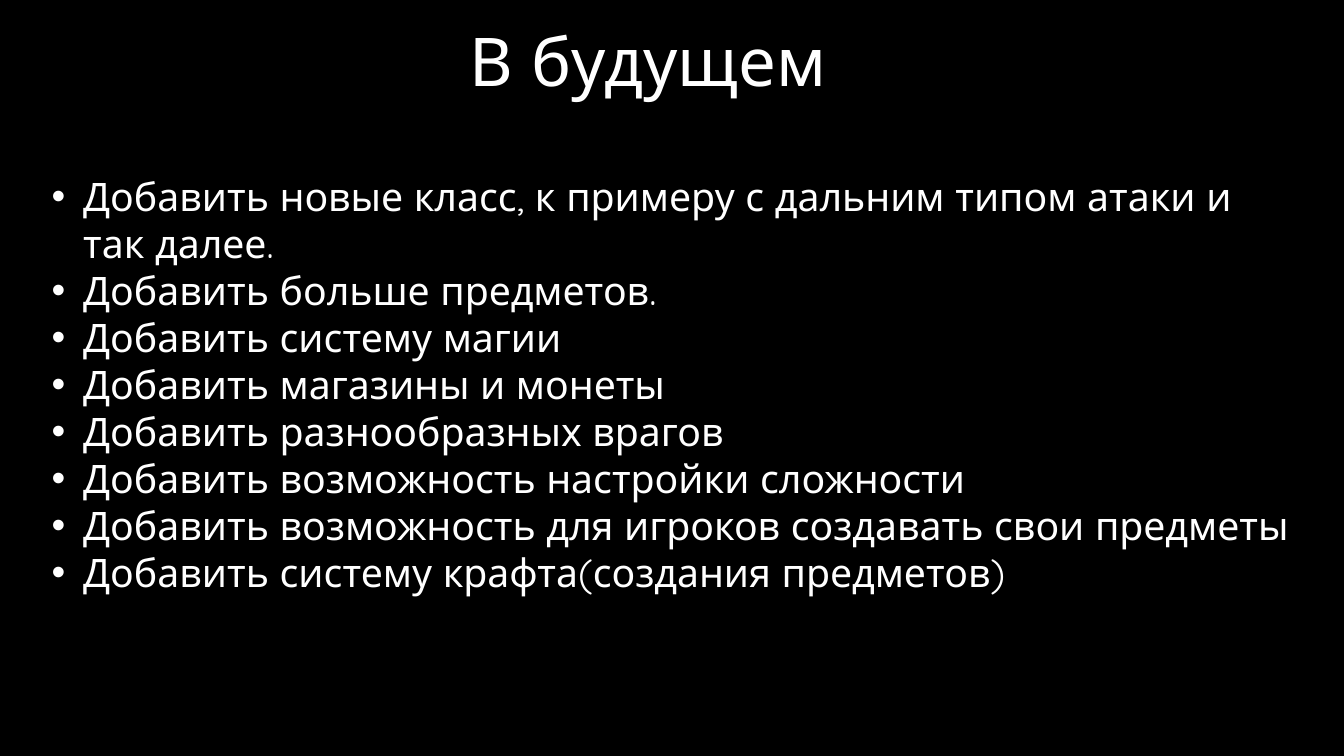
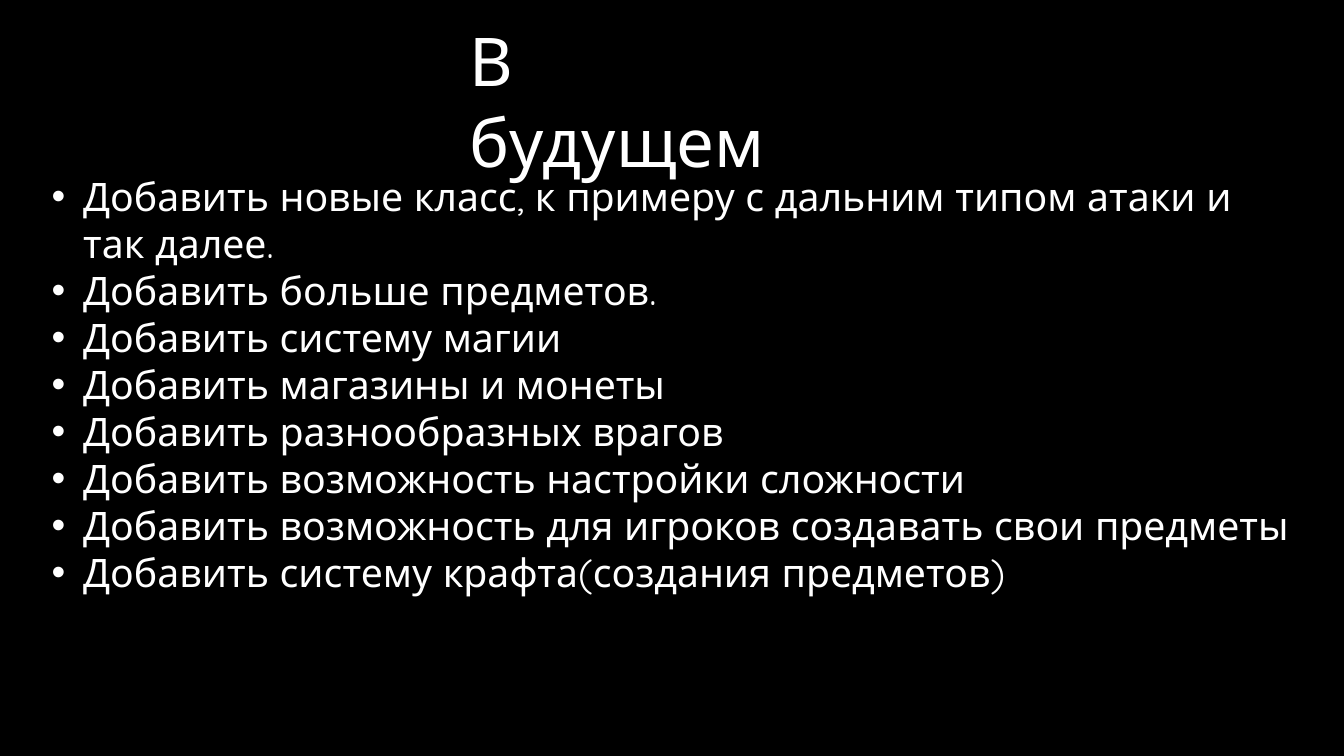
Before and after one commit to Lairty/Kvo-v2, a slide deck: slide 8 of Аннотация к работе.pptx. Drawn at 1344x756 pixels with LibreOffice and Linux fonts; fonts in the diff are those of the drawing; background and template pictures are left out. Boxes give left, top, right and bottom in pixels: in the first picture for what was removed or moved away, otherwise in the second. Text is boxed around its words. In the diff, an @@ line names an element or a change of style, - is before the commit and + after.

```diff
--- a/Аннотация к работе.pptx
+++ b/Аннотация к работе.pptx
@@ text "В будущем" rewrapped from [470,34,827,102] to [470,38,765,183] @@
@@ text "Добавить новые класс, к примеру ..." rewrapped from [83,181,1288,597] to [83,174,1288,597] @@
```
Also in this commit, not shown: 9 other slides changed, 1 slide added, 1 slide removed.
